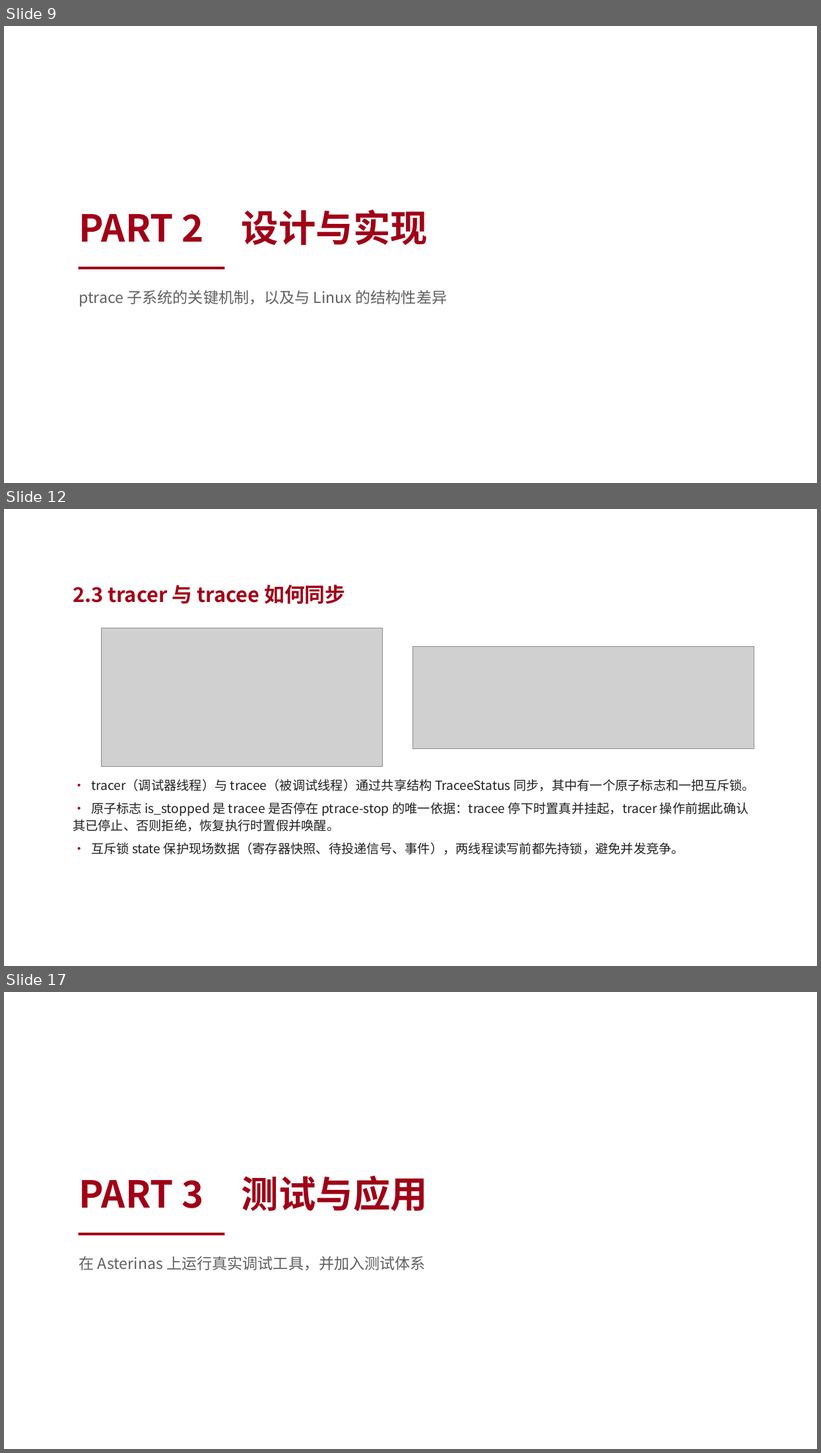
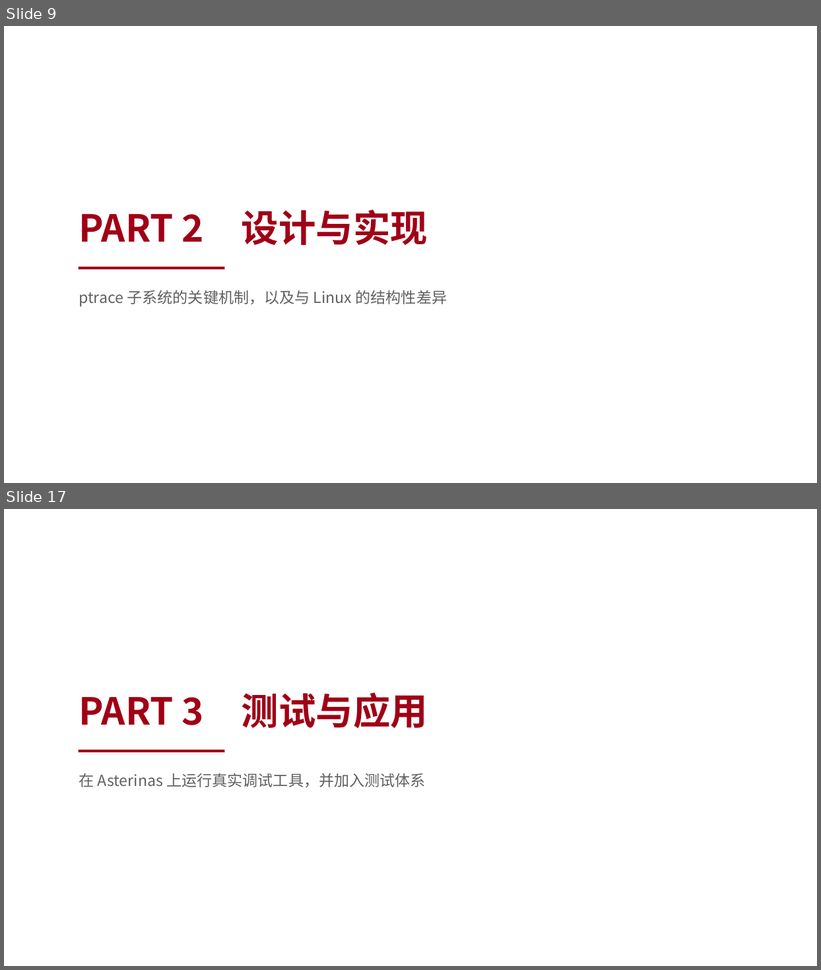
Before and after one commit to vvvvsv/asterinas, a slide deck: research_practice/答辩-科研实践.pptx. Shown one above the other, each under a label of ours: slides 9, 12 and 17 before the commit, slides 9 and 17 after it; the slides between them are not shown. The pictures are 821x1453 and 821x970 pixels, drawn with LibreOffice and Linux fonts; fonts in the diff are those of the drawing; grey boxes stand for pictures; background and template pictures are left out. Boxes give left, top, right and bottom in pixels: in the first picture for what was removed or moved away, otherwise in the second. Text is boxed around its words. In the diff, an @@ line names an element or a change of style, - is before the commit and + after.

```diff
--- a/research_practice/答辩-科研实践.pptx
+++ b/research_practice/答辩-科研实践.pptx
@@ slide 12 removed at box(4, 509, 817, 966), background picture (left out) @@
@@ text removed at box(73, 584, 345, 604) @@
-2.3 tracer 与 tracee 如何同步
@@ picture removed at box(102, 628, 383, 767) @@
@@ picture removed at box(413, 646, 754, 749) @@
@@ text removed at box(73, 779, 755, 855) @@
-• tracer（调试器线程）与 tracee（被调试线程）通过共享结构 TraceeStatus 同步，其中有一个原子标志和一把互斥锁。
-• 原子标志 is_stopped 是 tracee 是否停在 ptrace-stop 的唯一依据：tracee 停下时置真并挂起，tracer 操作前据此确认其已停止、否则拒绝，恢复执行时置假并唤醒。
-• 互斥锁 state 保护现场数据（寄存器快照、待投递信号、事件），两线程读写前都先持锁，避免并发竞争。
```
Also in this commit, not shown: 9 slides changed, 2 slides added, 1 other slide removed, 2 other files.
